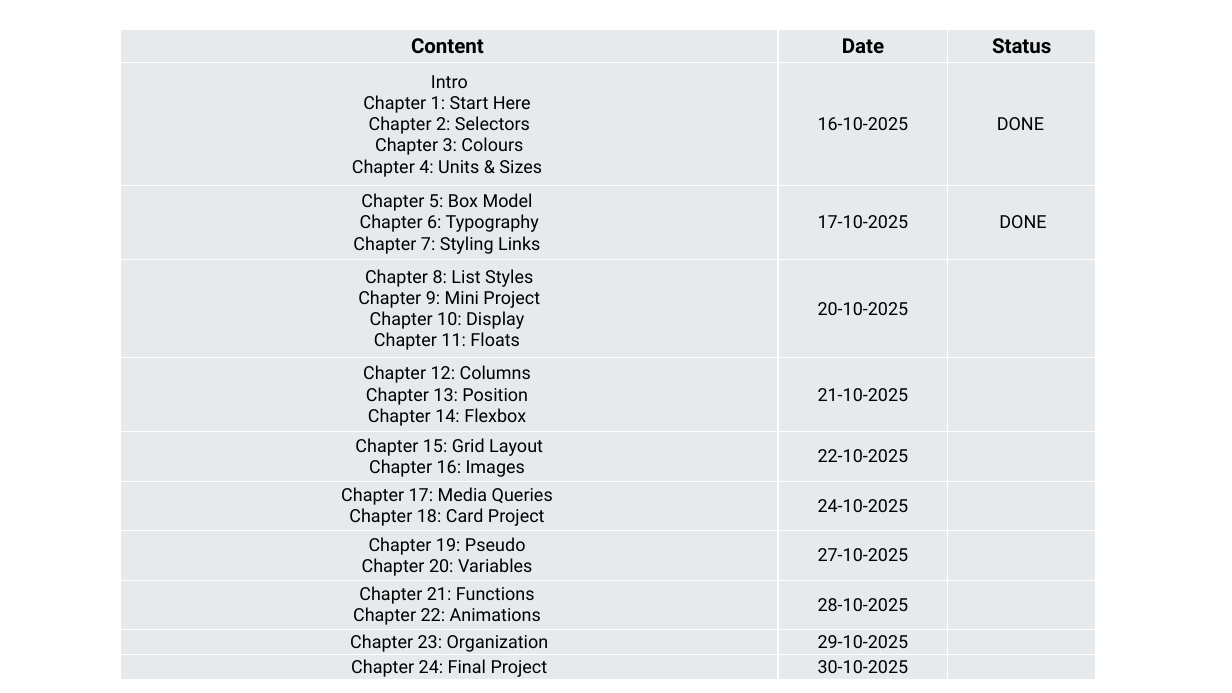
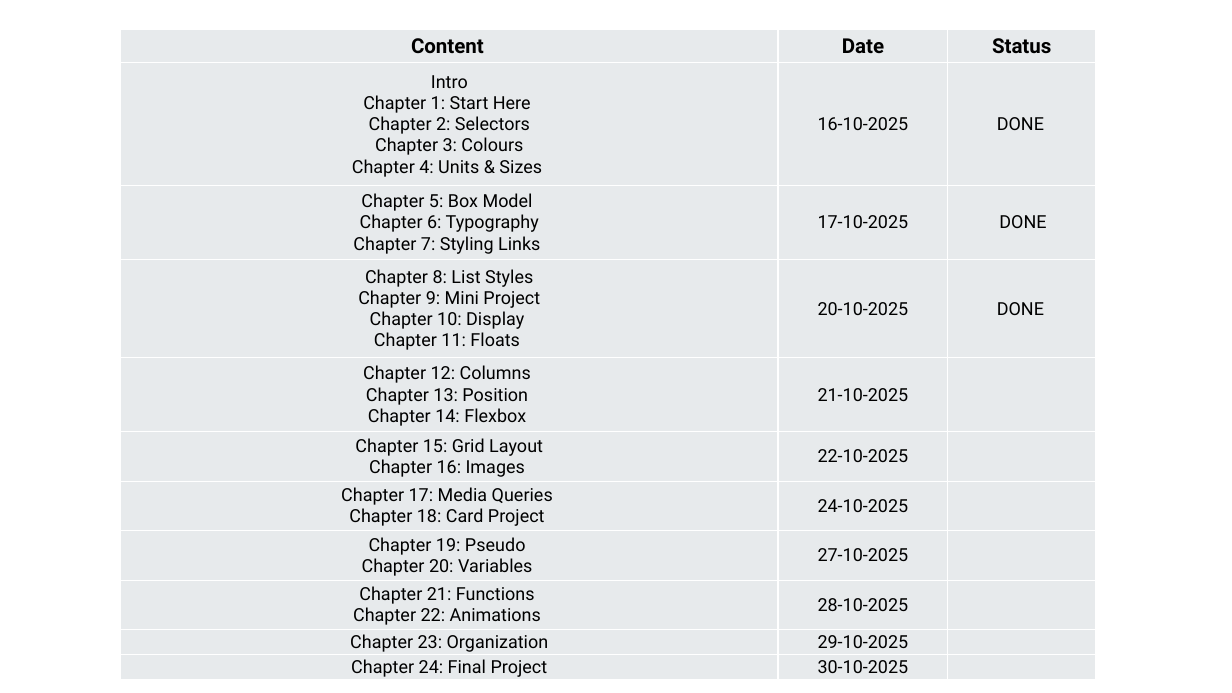
Before and after one commit to urk17me114/frontend_study_data, a slide deck: slide 3 of ROADMAP/Roadmap- CSS.pptx. Drawn at 1232x693 pixels with LibreOffice and Linux fonts; fonts in the diff are those of the drawing. Boxes give left, top, right and bottom in pixels: in the first picture for what was removed or moved away, otherwise in the second. Text is boxed around its words. In the diff, an @@ line names an element or a change of style, - is before the commit and + after.

```diff
--- a/ROADMAP/Roadmap- CSS.pptx
+++ b/ROADMAP/Roadmap- CSS.pptx
@@ table at (121, 30, 1096, 681) @@
-row 4, column 3: 
+row 4, column 3: DONE
```
Also in this commit, not shown: 2 other files.
